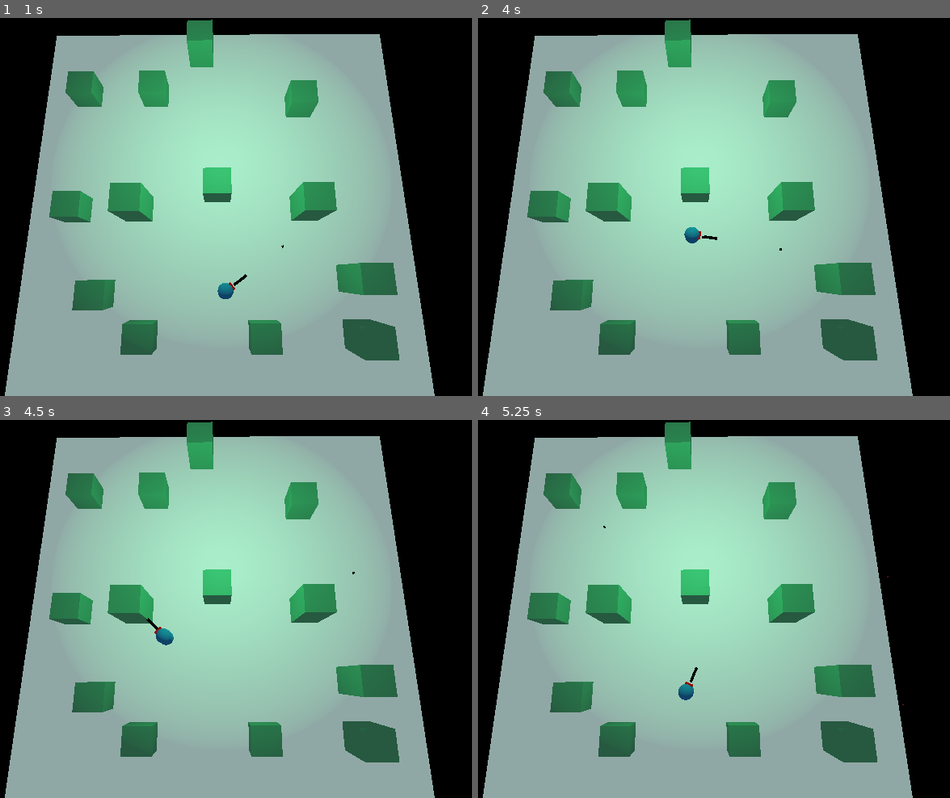
Above: before the commit, frames 1-4 (two rows, left to right).
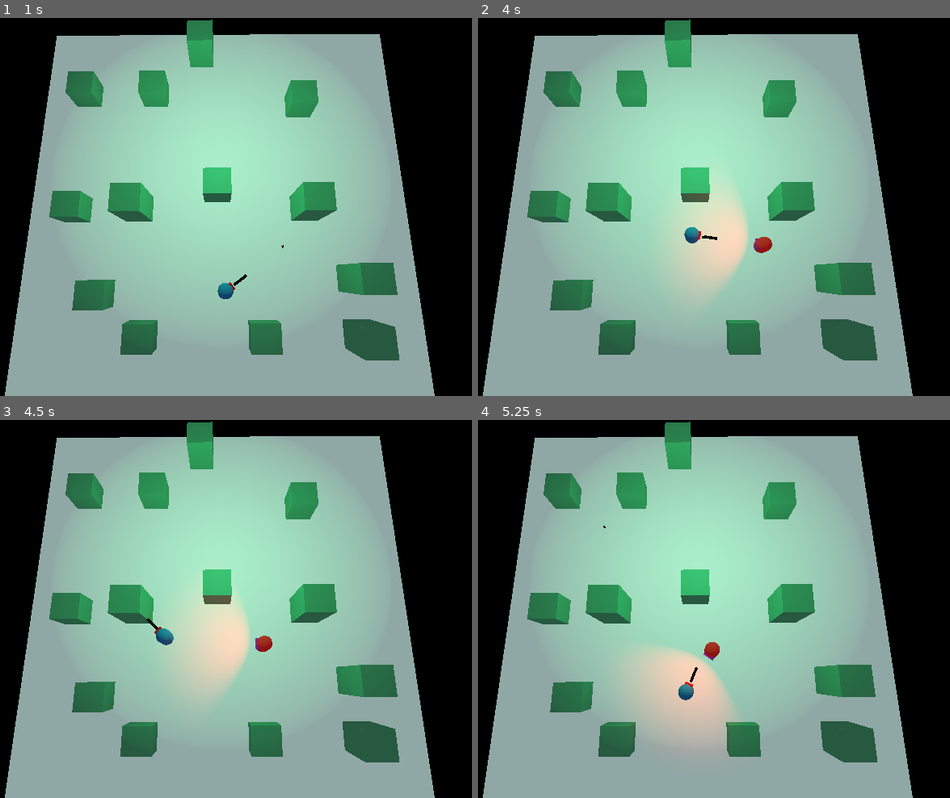
Above: after the commit, the same moments.

Repository: gxhamster/Godot-Basic-Shooting-Game-3D
Game: Godot game, scene res://World.tscn
Two runs of this game, one before a commit and one after it. Both use one fixed random seed, a clock stepped at 60 frames per second and the inputs below.
Inputs (mouse positions are in pixels of both pictures, inside the frame that each line leads up to):
- Up to frame 1 (1 s): tap Enter at 0.5 s; move the mouse to (358, 188) at 0.52 s; press the mouse at (358, 188) at 0.53 s; hold W (forward) from 0.53 s (still down)
- Up to frame 2 (4 s): move the mouse to (567, 225) at 1.27 s; release W (forward) at 1.28 s; release the mouse at (567, 225) at 1.28 s; hold S (backward) 1.28-2.03 s; click (567, 225) at 1.35 s; move the mouse to (761, 123) at 2.02 s; press the mouse at (761, 123) at 2.03 s; hold W (forward) 2.03-3.53 s; move the mouse to (662, 282) at 2.77 s; release the mouse at (662, 282) at 2.78 s; click (662, 282) at 2.85 s; move the mouse to (888, 263) at 3.52 s; press the mouse at (888, 263) at 3.53 s; hold S (backward) from 3.53 s (still down)
- Up to frame 3 (4.5 s): keep holding S (backward); move the mouse to (23, 552) at 4.27 s; release the mouse at (23, 552) at 4.28 s; click (23, 552) at 4.35 s
- Up to frame 4 (5.25 s): keep holding S (backward); move the mouse to (728, 609) at 5.02 s; press the mouse at (728, 609) at 5.03 s

Frame 1 is identical in both runs. In frame 2, 3.8% of the frame differs, in the area x 40-65%, y 43-74%; in frame 3, 3.8%; in frame 4, 4.7%, in the area x 30-91%, y 41-88%.

Commit message:
Added damage to projectiles 🎯😁

Diff:
--- a/Scenes/Enemy.tscn
+++ b/Scenes/Enemy.tscn
@@ -1,7 +1,6 @@
 [gd_scene load_steps=7 format=2]
 
 [ext_resource path="res://Scripts/Enemy.gd" type="Script" id=1]
-
 
 [sub_resource type="SpatialMaterial" id=1]
 albedo_color = Color( 1, 0.219608, 0.219608, 1 )
--- a/Scenes/Projectile.tscn
+++ b/Scenes/Projectile.tscn
@@ -1,7 +1,6 @@
 [gd_scene load_steps=4 format=2]
 
 [ext_resource path="res://Scripts/Projectile.gd" type="Script" id=2]
-
 
 [sub_resource type="SpatialMaterial" id=1]
 albedo_color = Color( 0.0352941, 0.00784314, 0.00784314, 1 )
@@ -12,7 +11,7 @@
 [node name="Projectile" type="Area"]
 transform = Transform( 1, 0.000153481, -0.000102441, -0.000153481, 1, 5.29914e-05, 0.000102441, -5.29914e-05, 1, 0, 0, 0 )
 collision_layer = 8
-collision_mask = 22
+collision_mask = 23
 script = ExtResource( 2 )
 
 [node name="CSGBox" type="CSGBox" parent="."]
@@ -24,3 +23,4 @@
 
 [node name="CollisionShape" type="CollisionShape" parent="."]
 shape = SubResource( 2 )
+[connection signal="body_entered" from="." to="." method="_on_Projectile_body_entered"]
--- a/Scripts/Enemy.gd
+++ b/Scripts/Enemy.gd
@@ -149,4 +149,4 @@
 func _on_ProjectileDetector_area_entered(area: Area) -> void:
 	print(health)
 	if area is Projectile:
-		self.health -= 100
+		self.health -= area.damage
--- a/Scripts/Gun.gd
+++ b/Scripts/Gun.gd
@@ -5,6 +5,7 @@
 export(PackedScene) var projectile
 export(float, 0.0, 1.0) var timeBetweenShots = 0.2
 export var projectileSpeed := 5.0
+export var projectile_damage := 35.0
 
 var muzzlePosition : Transform
 
@@ -20,7 +21,7 @@
 
 	if shotTimer.is_stopped():
 		var projectileInstance : Area = projectile.instance()
-		projectileInstance.initialize(projectileSpeed)
+		projectileInstance.initialize(projectileSpeed, projectile_damage)
 		add_child(projectileInstance)
 		projectileInstance.global_transform = muzzlePosition
 		shotTimer.start()
--- a/Scripts/Projectile.gd
+++ b/Scripts/Projectile.gd
@@ -2,14 +2,20 @@
 class_name Projectile
 
 var speed : float
-
+var damage : float
 
 func _ready() -> void:
 	set_as_toplevel(true)
 
-func initialize(_speed: float) -> void:
+func initialize(_speed: float, _damage: float) -> void:
 	speed = _speed
+	damage = _damage
 
 
 func _physics_process(delta: float) -> void:
 	transform = transform.translated(Vector3.FORWARD * speed * delta )
+
+
+
+func _on_Projectile_body_entered(body: Node) -> void:
+	queue_free()
